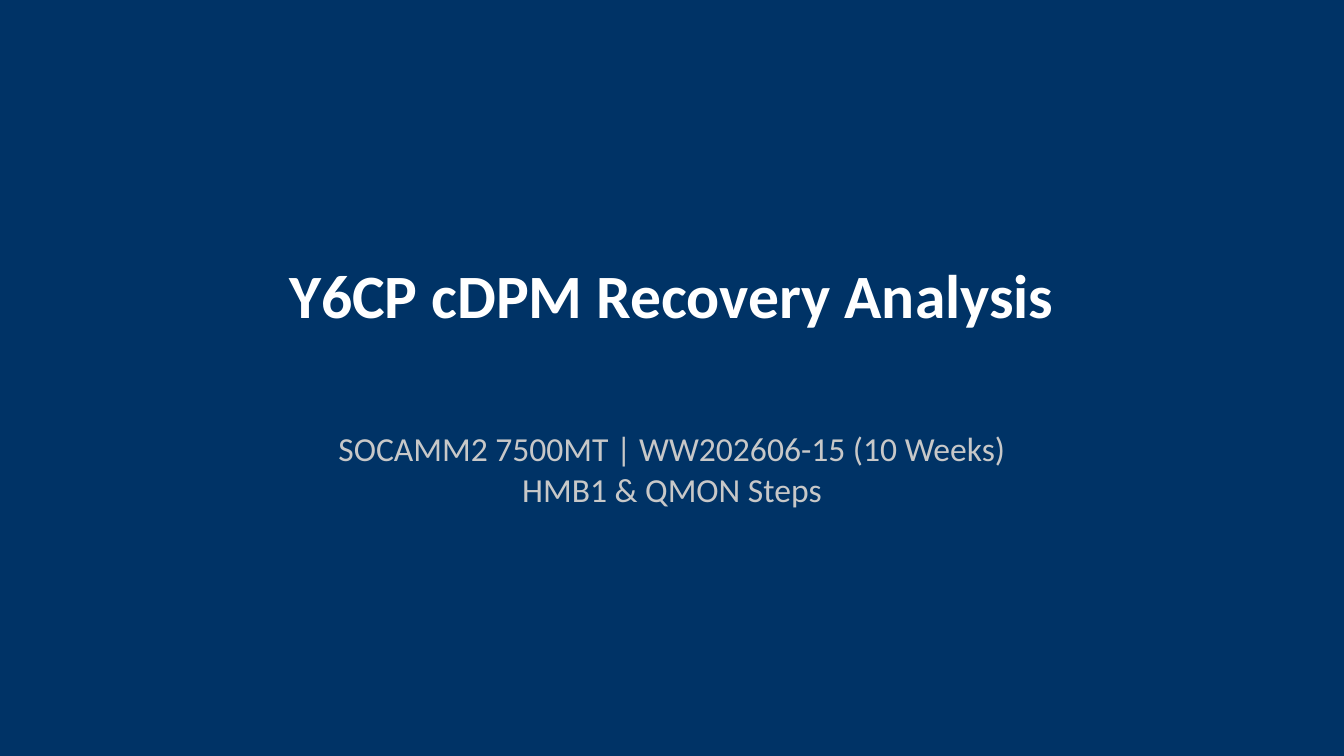
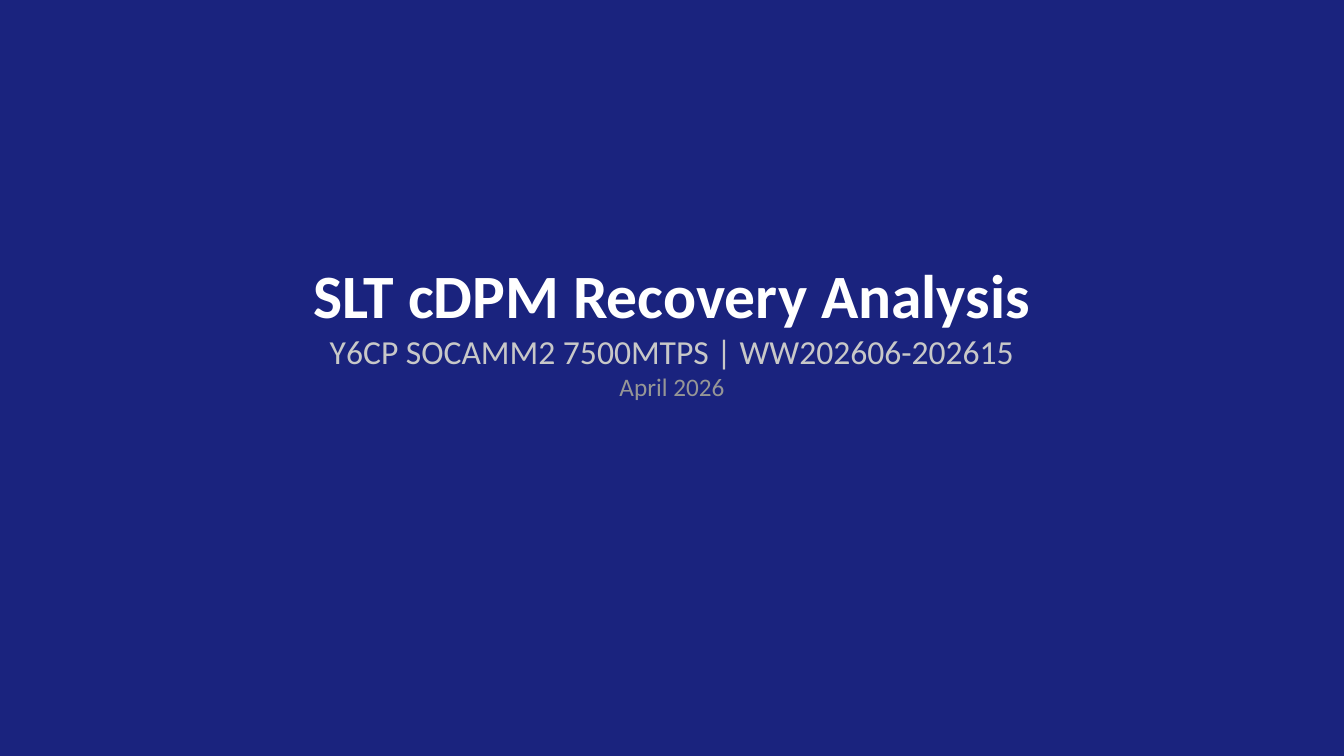
Before and after one commit to ASEGARAN/MODULE_YIELD_DASHBOARD, a slide deck: slide 1 of Y6CP_cDPM_Recovery_VP_Readout_SOCAMM2_7500MT_WW0615.pptx. Drawn at 1344x756 pixels with LibreOffice and Linux fonts; fonts in the diff are those of the drawing. Boxes give left, top, right and bottom in pixels: in the first picture for what was removed or moved away, otherwise in the second. Text is boxed around its words. In the diff, an @@ line names an element or a change of style, - is before the commit and + after.

Commit message:
Update VP readout PPTX with combined BIOS format
- BIOS 100% (282.0) + BIOS 50% (40.1) now shown as single "BIOS: 322.1 (67.4%)"
- 3 slides: Title, Recovery Summary with waterfall mockup, Step Breakdown
- Percentages shown in brackets next to DPM values per boss request

```diff
--- a/Y6CP_cDPM_Recovery_VP_Readout_SOCAMM2_7500MT_WW0615.pptx
+++ b/Y6CP_cDPM_Recovery_VP_Readout_SOCAMM2_7500MT_WW0615.pptx
@@ rectangle at (0, 0, 1344, 756): fill #003366 to #1A237E @@
@@ text at (313, 274, 1030, 400): text changed; size 44 to 24 pt; text colour #FFFFFF to #C8C8C8; bold off @@
-Y6CP cDPM Recovery Analysis
+SLT cDPM Recovery Analysis
+Y6CP SOCAMM2 7500MTPS | WW202606-202615
+April 2026
@@ text removed at (338, 436, 1005, 508) @@
-SOCAMM2 7500MT | WW202606-15 (10 Weeks)
-HMB1 & QMON Steps
```
Also in this commit, not shown: 2 slides added, 8 slides removed.
